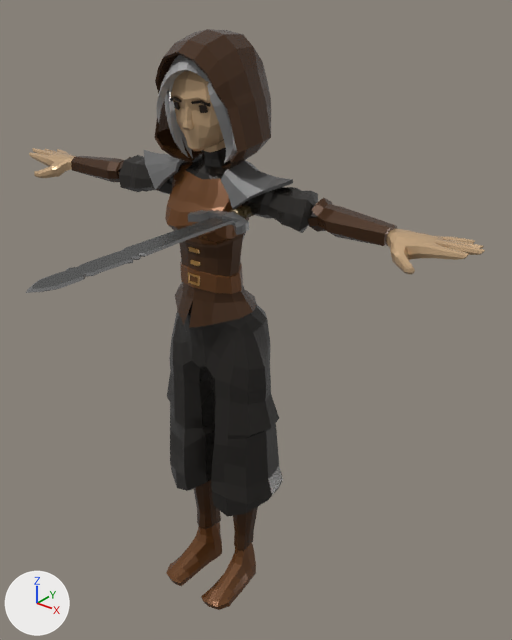
Two versions of the glTF model docs/models/character/hero.glb, one commit apart.
The view is the same before and after, from a camera (50 mm lens) standing at (1.354, -1.564, 2.003) and looking at (0.185, -0.103, 1.098). The axes (+X, +Y, +Z) are drawn at lower left. The lights are the same throughout. The older version comes first. Where no turn or scale is listed for an object, it has been applied to the vertices. Vertices at exactly the same position are counted once.

Names of what the first picture shows: 'Medieval_Body', 'Medieval_Feet', 'Medieval_Head', 'Medieval_Legs', 'Sword'.
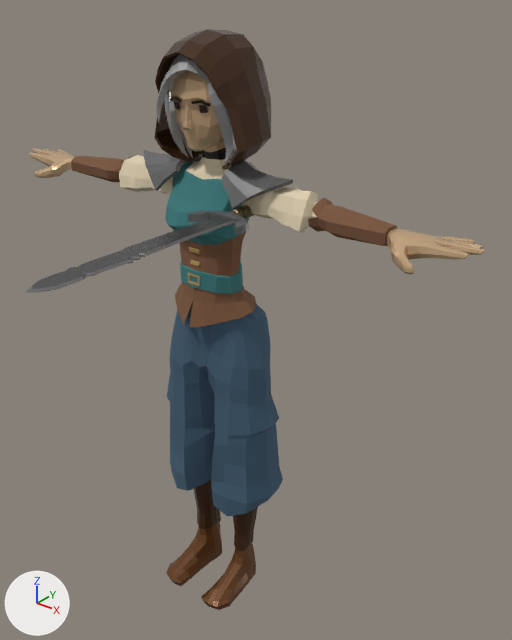
Boxes [x1, y1, x2, y2] around the edits, measured in the pictures (512 x 640 px):
'Medieval_Legs', recoloured (dark grey to dark blue)
    both: [167, 301, 283, 516]
part 1 of me_medieval_body, recoloured (dark grey to beige)
    both: [118, 155, 318, 233]
part 2 of me_medieval_body, recoloured (brown to dark cyan)
    both: [165, 162, 249, 294]
part 3 of me_medieval_body, recoloured
    both: [71, 156, 397, 328]
part 4 of me_medieval_body, recoloured (brown to orange)
    both: [188, 247, 200, 286]

What changed in the scene script:
```text
Add mat_hero_indigo:
    mat_hero_indigo = principled_material('Hero_Indigo')
    mat_hero_indigo.base_color = (0.0513, 0.105, 0.162)  # dark blue #405b70
    mat_hero_indigo.roughness = 0.92
Add mat_hero_brass:
    mat_hero_brass = principled_material('Hero_Brass')
    mat_hero_brass.base_color = (0.451, 0.296, 0.0953)  # orange #b39457
    mat_hero_brass.roughness = 0.92
Add mat_hero_linen:
    mat_hero_linen = principled_material('Hero_Linen')
    mat_hero_linen.base_color = (0.745, 0.638, 0.445)  # beige #e0d1b2
    mat_hero_linen.roughness = 0.92
Add mat_hero_leather:
    mat_hero_leather = principled_material('Hero_Leather')
    mat_hero_leather.base_color = (0.191, 0.0887, 0.0423)  # brown #79543a
    mat_hero_leather.roughness = 0.92
Add mat_hero_tealtrim:
    mat_hero_tealtrim = principled_material('Hero_TealTrim')
    mat_hero_tealtrim.base_color = (0.0409, 0.184, 0.188)  # dark cyan #397778
    mat_hero_tealtrim.roughness = 0.92
Change me_medieval_body:
    where me_medieval_body.from_pydata(...)  # 1627 vertices, 3214 faces; spans x -0.82..0.82, y -0.21..0.05, z 1.06..1.55
    used by ob_medieval_body; location = (0.0, 0.0, 0.0)
    me_medieval_body part 1: all 410 faces that had it switch from mat_black (dark grey #312e2b) to mat_hero_linen (beige #e0d1b2)
    me_medieval_body part 2: all 268 faces that had it switch from mat_lightbrown (brown #6e4624) to mat_hero_tealtrim (dark cyan #397778)
    me_medieval_body part 3: all 388 faces that had it switch from mat_darkbrown (brown #492e18) to mat_hero_leather (brown #79543a)
    me_medieval_body part 4: all 68 faces that had it switch from mat_gold (brown #af8749) to mat_hero_brass (orange #b39457)
Change me_medieval_legs:
    where me_medieval_legs.from_pydata(...)  # 307 vertices, 598 faces; spans x -0.223..0.223, y -0.186..0.06, z 0.345..1.137
    remove me_medieval_legs.materials.append(mat_black)  # dark grey #312e2b
    add me_medieval_legs.materials.append(mat_hero_indigo)  # dark blue #405b70
```
